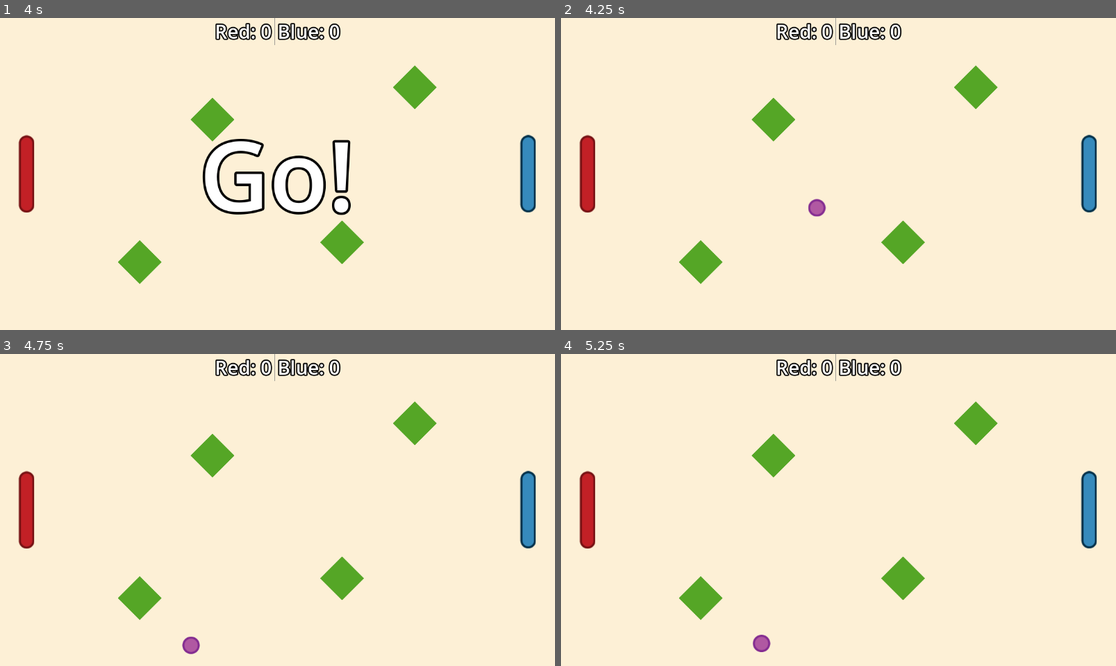
Above: before the commit, frames 1-4 (two rows, left to right).
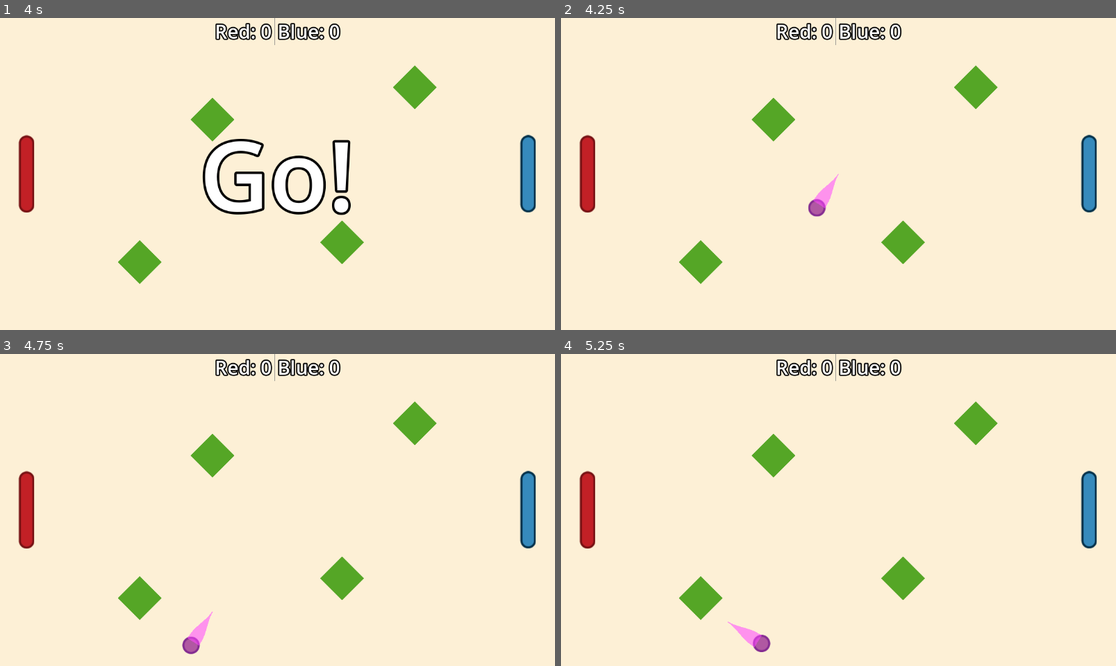
Above: after the commit, the same moments.

Repository: henrl/ObstaclePong
Game: Godot game, scene res://Scenes/main.tscn
Two runs of this game, one before a commit and one after it. Both use one fixed random seed, a clock stepped at 60 frames per second and the inputs below.
Inputs (mouse positions are in pixels of both pictures, inside the frame that each line leads up to):
- Up to frame 1 (4 s): click "Let's play!" at 0.5 s; tap Enter at 1.25, 3.5 s; move the mouse to (399, 158) at 1.27 s; tap Space at 2 s; move the mouse to (166, 189) at 2.02 s; move the mouse to (333, 105) at 2.77 s; move the mouse to (249, 236) at 3.52 s
- Up to frame 2 (4.25 s): no input
- Up to frame 3 (4.75 s): move the mouse to (444, 556) at 4.27 s
- Up to frame 4 (5.25 s): move the mouse to (672, 463) at 5.02 s

Frame 1 is identical in both runs. In frame 2, 0.2% of the frame differs, in the area x 45-51%, y 49-62%; in frame 3, 0.2%; in frame 4, 0.2%.

Commit message:
add ball trail

Diff:
--- a/Scenes/ball.tscn
+++ b/Scenes/ball.tscn
@@ -1,8 +1,9 @@
-[gd_scene load_steps=6 format=3 uid="uid://bab55erupb1yc"]
+[gd_scene load_steps=7 format=3 uid="uid://bab55erupb1yc"]
 
 [ext_resource type="Texture2D" uid="uid://cgc2oopwdr28t" path="res://Sprites/Ball.png" id="1_d60mj"]
 [ext_resource type="Script" uid="uid://co7jcnpnb4xfb" path="res://Scripts/ball.gd" id="1_ij5cq"]
 [ext_resource type="AudioStream" uid="uid://b85ne5kpi3bic" path="res://Sounds/ball bounce sound.wav" id="3_376qj"]
+[ext_resource type="PackedScene" uid="uid://bpyxv81geeqlx" path="res://Scenes/ball_trail.tscn" id="4_yk4cr"]
 
 [sub_resource type="CircleShape2D" id="CircleShape2D_ij5cq"]
 radius = 18.0
@@ -23,3 +24,5 @@
 
 [node name="AudioStreamPlayer2D" type="AudioStreamPlayer2D" parent="."]
 stream = SubResource("AudioStreamRandomizer_376qj")
+
+[node name="BallTrail" parent="." instance=ExtResource("4_yk4cr")]
--- /dev/null
+++ b/Scenes/ball_trail.tscn
@@ -0,0 +1,13 @@
+[gd_scene load_steps=3 format=3 uid="uid://bpyxv81geeqlx"]
+
+[ext_resource type="Script" uid="uid://dd7a5ly4pr4ak" path="res://Scripts/ball_trail.gd" id="1_t5no7"]
+
+[sub_resource type="Curve" id="Curve_t5no7"]
+_limits = [0.0, 5.0, 0.0, 1.0]
+_data = [Vector2(0, 3), 0.0, 0.148312, 0, 0, Vector2(0.118841, 2.82143), 0.0, 0.0, 0, 0, Vector2(1, 0.142857), 0.0, 0.0, 0, 0]
+point_count = 3
+
+[node name="BallTrail" type="Line2D"]
+width_curve = SubResource("Curve_t5no7")
+default_color = Color(1, 0.27451, 1, 0.552941)
+script = ExtResource("1_t5no7")
--- a/Scenes/countdown_animation.tscn
+++ b/Scenes/countdown_animation.tscn
@@ -4,6 +4,21 @@
 font_size = 200
 outline_size = 20
 outline_color = Color(0, 0, 0, 1)
+
+[sub_resource type="Animation" id="Animation_7do3s"]
+length = 0.001
+tracks/0/type = "value"
+tracks/0/imported = false
+tracks/0/enabled = true
+tracks/0/path = NodePath(".:text")
+tracks/0/interp = 1
+tracks/0/loop_wrap = true
+tracks/0/keys = {
+"times": PackedFloat32Array(0),
+"transitions": PackedFloat32Array(1),
+"update": 1,
+"values": ["3"]
+}
 
 [sub_resource type="Animation" id="Animation_fg7mc"]
 resource_name = "countdown"
@@ -19,21 +34,6 @@
 "transitions": PackedFloat32Array(1, 1, 1, 1, 1),
 "update": 1,
 "values": ["3", "2", "1", "Go!", "	"]
-}
-
-[sub_resource type="Animation" id="Animation_7do3s"]
-length = 0.001
-tracks/0/type = "value"
-tracks/0/imported = false
-tracks/0/enabled = true
-tracks/0/path = NodePath(".:text")
-tracks/0/interp = 1
-tracks/0/loop_wrap = true
-tracks/0/keys = {
-"times": PackedFloat32Array(0),
-"transitions": PackedFloat32Array(1),
-"update": 1,
-"values": ["3"]
 }
 
 [sub_resource type="AnimationLibrary" id="AnimationLibrary_7do3s"]
--- a/Scenes/main.tscn
+++ b/Scenes/main.tscn
@@ -57,19 +57,15 @@
 [node name="Block" parent="." instance=ExtResource("6_21xkr")]
 z_index = 2
 position = Vector2(441, 211)
-scale = Vector2(1, 1)
 
 [node name="Block2" parent="." instance=ExtResource("6_21xkr")]
 position = Vector2(710, 466)
-scale = Vector2(1, 1)
 
 [node name="Block3" parent="." instance=ExtResource("6_21xkr")]
 position = Vector2(290, 507)
-scale = Vector2(1, 1)
 
 [node name="Block4" parent="." instance=ExtResource("6_21xkr")]
 position = Vector2(861, 144)
-scale = Vector2(1, 1)
 
 [node name="CanvasLayer" type="CanvasLayer" parent="."]
 
--- a/Scripts/ball.gd
+++ b/Scripts/ball.gd
@@ -2,6 +2,7 @@
 
 var speed: int = 500
 @onready var audioPlayer: AudioStreamPlayer2D = $AudioStreamPlayer2D
+
 
 func launch(direction: Vector2):
 	velocity = direction * speed
--- /dev/null
+++ b/Scripts/ball_trail.gd
@@ -0,0 +1,19 @@
+extends Line2D
+
+@export var length : = 10
+
+@onready var parent : Node2D = get_parent()
+var offset : = Vector2.ZERO
+
+func _ready() -> void:
+	offset = position
+	top_level = true
+
+func _physics_process(_delta: float) -> void:
+	global_position = Vector2.ZERO
+
+	var point : = parent.global_position + offset
+	add_point(point, 0)
+
+	if get_point_count() > length:
+		remove_point(get_point_count() - 1)
Not shown, added: Scripts/ball_trail.gd.uid
Not shown, added: addons/trail_2d/icon.svg
Not shown, added: addons/trail_2d/icon.svg.import
Not shown, added: addons/trail_2d/plugin.cfg
Not shown, added: addons/trail_2d/test.tscn
Not shown, added: addons/trail_2d/trail_2d.gd
Not shown, added: addons/trail_2d/trail_2d.gd.uid
Not shown, added: addons/trail_2d/trail_2d_plugin.gd
Not shown, added: addons/trail_2d/trail_2d_plugin.gd.uid
